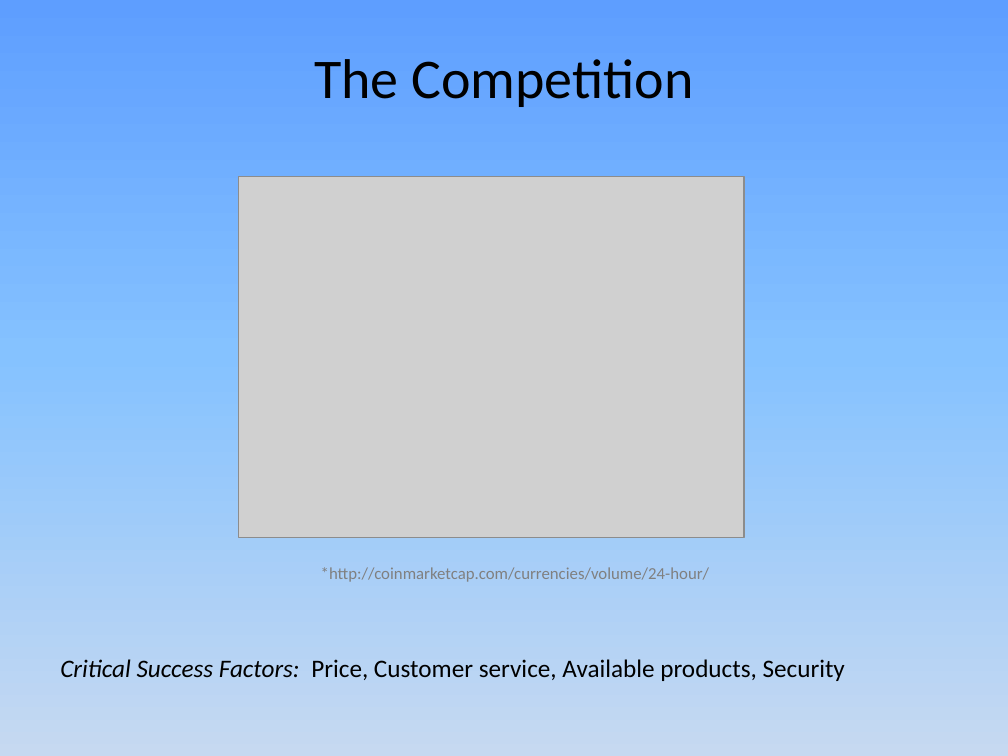
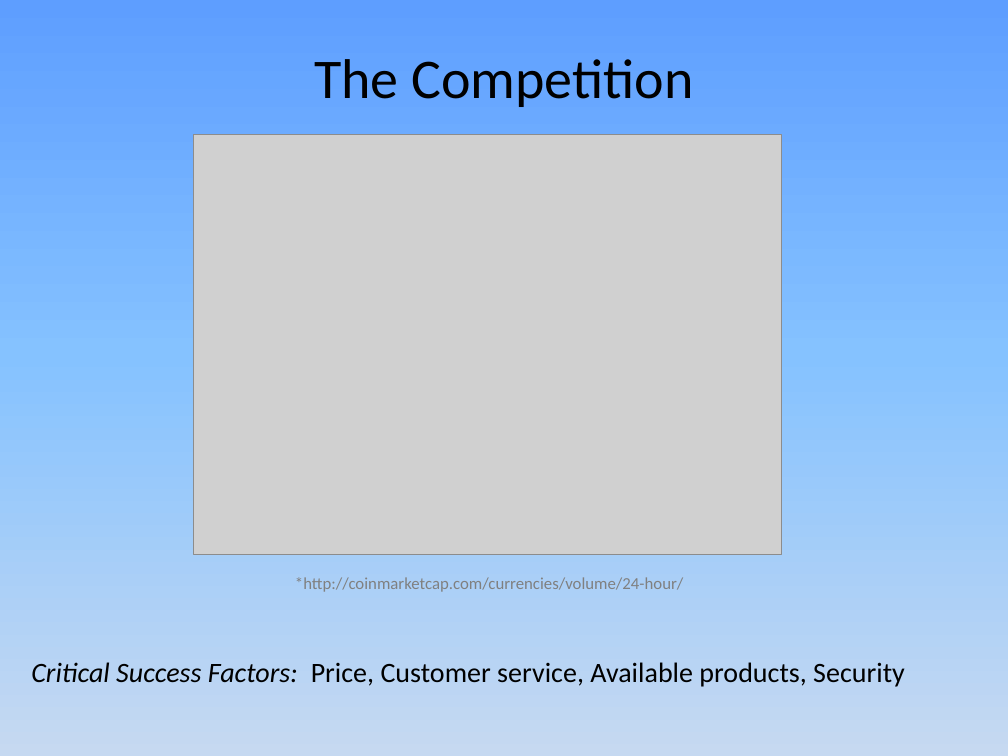
Before and after one commit to JamesLeB/Business, a slide deck: slide 6 of TODO/2-Monday/Presentation1.pptx (slide 5 before the commit). Drawn at 1008x756 pixels with LibreOffice and Linux fonts; fonts in the diff are those of the drawing; grey boxes stand for pictures. Boxes give left, top, right and bottom in pixels: in the first picture for what was removed or moved away, otherwise in the second. Text is boxed around its words. In the diff, an @@ line names an element or a change of style, - is before the commit and + after.

```diff
--- a/TODO/2-Monday/Presentation1.pptx
+++ b/TODO/2-Monday/Presentation1.pptx
@@ picture: place and size @@
-picture at (239, 176, 744, 537)
+picture at (194, 134, 781, 554)
@@ text "*http://coinmarketcap.com/currencies/volume/24-hour/": place and size @@
-text "*http://coinmarketcap.com/currencies/volume/24-hour/" at (321, 567, 709, 582)
+text "*http://coinmarketcap.com/currencies/volume/24-hour/" at (295, 577, 683, 592)
@@ text "Critical Success Factors: Price, Customer ...": place and size @@
-text "Critical Success Factors: Price, Customer ..." at (60, 659, 845, 681)
+text "Critical Success Factors: Price, Customer ..." at (31, 662, 905, 687)
@@ text "Critical Success Factors: Price, Customer ..." at (31, 662, 905, 687): size 18 to 20 pt @@
```
Also in this commit, not shown: 7 other slides changed, 2 slides added, 1 other file.
